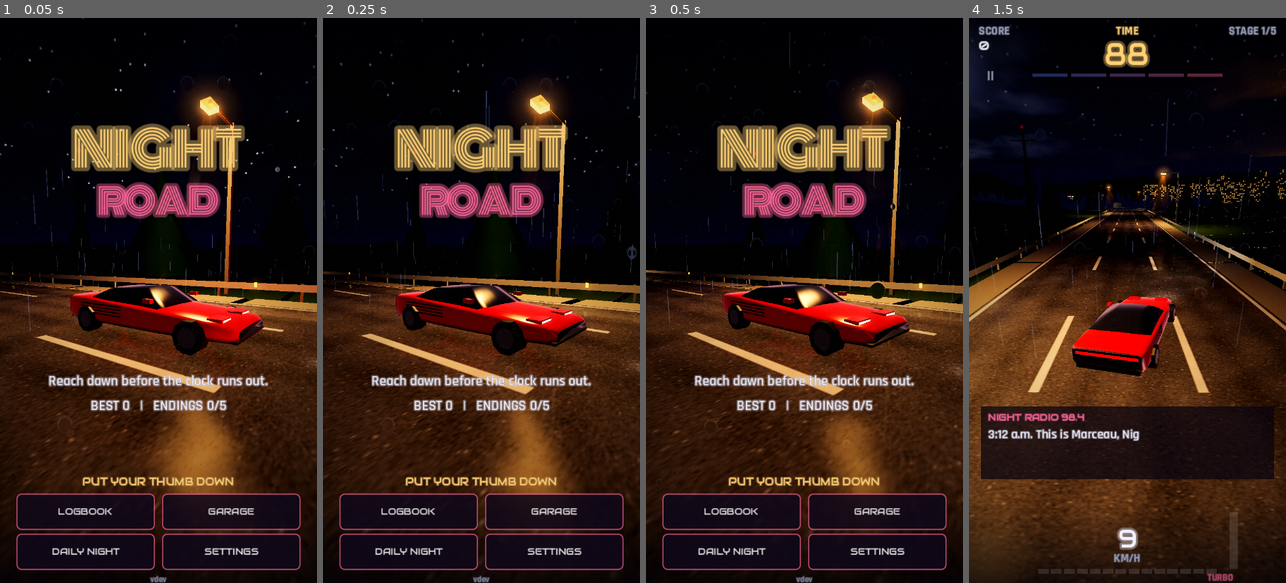
Above: before the commit, frames 1-4 (left to right).
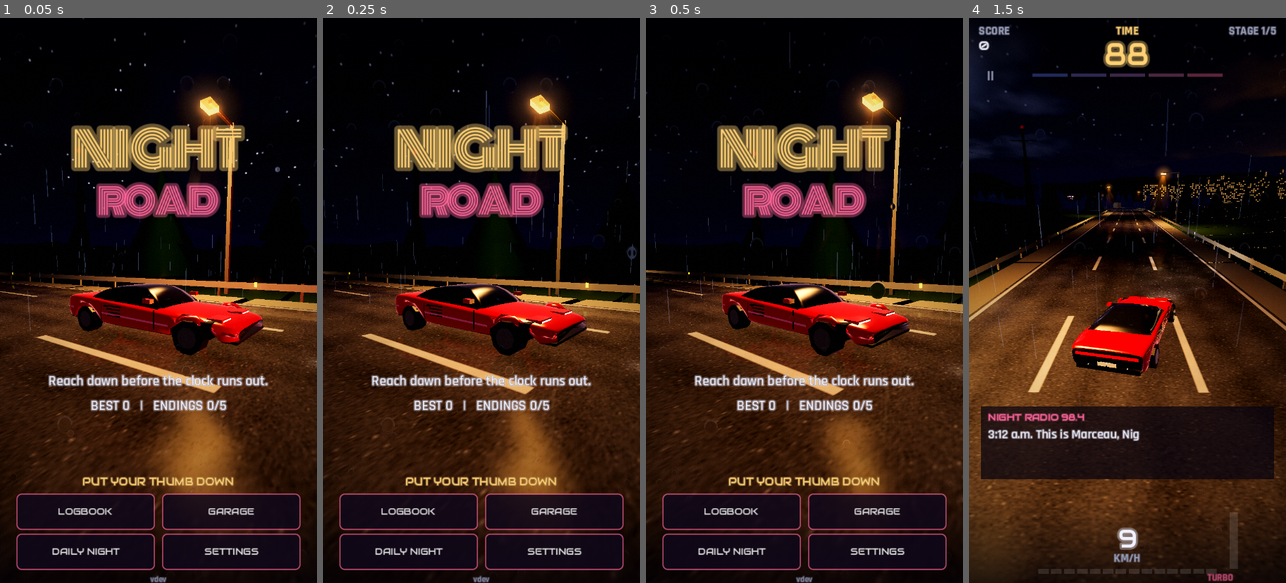
Above: after the commit, the same moments.

Repository: s3str4/IPHONEDUO
Game: Godot game, scene res://scenes/main.tscn
Two runs of this game, one before a commit and one after it. Both use one fixed random seed, a clock stepped at 60 frames per second and the inputs below.
Inputs (mouse positions are in pixels of both pictures, inside the frame that each line leads up to):
- Up to frame 1 (0.05 s): no input
- Up to frame 2 (0.25 s): no input
- Up to frame 3 (0.5 s): no input
- Up to frame 4 (1.5 s): tap Enter at 0.5 s; move the mouse to (1197, 272) at 0.52 s; hold Right 0.53-1.25 s; tap Shift at 0.6 s; click (1197, 272) at 0.67 s; tap Space at 0.77 s; drag from (1064, 328) to (1111, 413) at 1.27 s

The runs differ from the first frame. In frame 1, 1.3% of the frame differs, in the area x 22-83%, y 47-58%; in frame 2, 1.2%; in frame 3, 1.3%; in frame 4, 0.8%.

Commit message:
Reflets temps réel sur la carrosserie, coque de la sportive affinée
Une caméra grand angle de 128 x 128 sur le toit filme devant et au-dessus
(lampadaires, ponts, panneaux, gyrophares) ; le vernis de la voiture du
joueur lit cette image selon le vecteur réfléchi, les lumières glissent sur
le capot et la lunette en roulant. La voiture est sur sa propre couche pour
ne pas se filmer elle-même. Éteint en qualité sobre.

Coque : sections lissées trois fois plus nombreuses, profil plus fin,
ailes élargies et passages de roue, lignes de portière et poignées, filet
de couleur sur les flancs, double échappement chromé, plaque éclairée.

Co-Authored-By: Claude Opus 5.5 <noreply@anthropic.com>
Claude-Session: https://claude.ai/code/session_01KvDVzAi7Qc1dRUEBqzkxJE

Diff:
--- a/project.godot
+++ b/project.godot
@@ -85,6 +85,30 @@
 "type": "color",
 "value": Color(0.12, 0.13, 0.22, 1)
 }
+car_env_tex={
+"type": "sampler2D",
+"value": ""
+}
+car_env_on={
+"type": "float",
+"value": 0.0
+}
+car_env_tan={
+"type": "float",
+"value": 2.75
+}
+car_env_x={
+"type": "vec3",
+"value": Vector3(1, 0, 0)
+}
+car_env_y={
+"type": "vec3",
+"value": Vector3(0, 1, 0)
+}
+car_env_z={
+"type": "vec3",
+"value": Vector3(0, 0, 1)
+}
 
 [audio]
 
--- /dev/null
+++ b/scripts/car_env.gd
@@ -0,0 +1,53 @@
+class_name CarEnv
+extends SubViewport
+## Reflets temps réel sur la carrosserie : une petite caméra grand angle,
+## posée sur le toit de la voiture, filme ce qu'il y a devant et au-dessus
+## (lampadaires, ponts, panneaux, gyrophares, ciel). Le vernis lit cette
+## image selon le vecteur réfléchi (shaders/night_car.gdshader) : en roulant,
+## les lumières glissent sur le capot, le toit et la lunette. Hors de son
+## champ (les flancs), le vernis garde le reflet du ciel calculé.
+##
+## La voiture du joueur est sur sa propre couche (CAR_LAYER), que cette
+## caméra ne voit pas : sinon elle se filmerait de l'intérieur.
+
+const CAR_LAYER := 6
+const FOV := 140.0
+## Direction filmée : vers l'avant, relevée de PITCH degrés.
+const PITCH := 40.0
+
+var _camera := Camera3D.new()
+
+
+func _ready() -> void:
+	size = Vector2i(128, 128)
+	render_target_update_mode = SubViewport.UPDATE_ALWAYS
+	msaa_3d = Viewport.MSAA_DISABLED
+	_camera.fov = FOV
+	_camera.near = 0.3
+	_camera.far = 260.0
+	# Couche 1 seulement : ni la voiture, ni la pluie, ni la route mouillée.
+	_camera.cull_mask = 1
+	add_child(_camera)
+	process_priority = 100
+	RenderingServer.global_shader_parameter_set("car_env_tex", get_texture())
+	RenderingServer.global_shader_parameter_set("car_env_tan", tan(deg_to_rad(FOV * 0.5)))
+
+
+## Qualité : 0 éteint, 1 petite image, 2 normale.
+func set_quality(q: int) -> void:
+	size = Vector2i(96, 96) if q == 1 else Vector2i(128, 128)
+	render_target_update_mode = SubViewport.UPDATE_ALWAYS if q > 0 else SubViewport.UPDATE_DISABLED
+	RenderingServer.global_shader_parameter_set("car_env_on", 1.0 if q > 0 else 0.0)
+
+
+## Suit la voiture (transformation de la carrosserie).
+func follow(car: Transform3D) -> void:
+	var fwd := -car.basis.z.normalized()
+	var up := car.basis.y.normalized()
+	var look := (fwd * cos(deg_to_rad(PITCH)) + up * sin(deg_to_rad(PITCH))).normalized()
+	var origin := car.origin + up * 1.3
+	_camera.global_transform = Transform3D(Basis.looking_at(look, up), origin)
+	var b := _camera.global_transform.basis
+	RenderingServer.global_shader_parameter_set("car_env_x", b.x)
+	RenderingServer.global_shader_parameter_set("car_env_y", b.y)
+	RenderingServer.global_shader_parameter_set("car_env_z", b.z)
--- a/scripts/car_view.gd
+++ b/scripts/car_view.gd
@@ -33,10 +33,14 @@
 func _ready() -> void:
 	material = ShaderMaterial.new()
 	material.shader = load("res://shaders/night_car.gdshader")
+	# Reflets temps réel (CarEnv) : seulement sur la voiture du joueur.
+	material.set_shader_parameter("live_env", 1.0)
 	_tail_material = ShaderMaterial.new()
 	_tail_material.shader = load("res://shaders/night_glow.gdshader")
 	_mesh_instance = MeshInstance3D.new()
 	_mesh_instance.cast_shadow = GeometryInstance3D.SHADOW_CASTING_SETTING_OFF
+	# Couche à part : la caméra des reflets de carrosserie ne la voit pas.
+	_mesh_instance.layers = 1 << (CarEnv.CAR_LAYER - 1)
 	add_child(_mesh_instance)
 	set_paint(0)
 	_make_sprays()
--- a/scripts/main.gd
+++ b/scripts/main.gd
@@ -123,6 +123,7 @@
 @onready var environment: Environment = $WorldEnvironment.environment
 @onready var rain: CPUParticles3D = $Camera/Rain
 @onready var reflection: Reflection = $Reflection
+var car_env: CarEnv
 
 var _lights: LightField
 var audio: AudioDirector
@@ -207,6 +208,8 @@
 		$Post.visible = false
 	_lights = LightField.new()
 	reflection.source = camera
+	car_env = CarEnv.new()
+	add_child(car_env)
 	# Navigateur : reflet plus petit, Safari sur iPhone est moins rapide que l'app.
 	menus = Menus.new()
 	menus.save = save
@@ -400,6 +403,7 @@
 	RenderingServer.global_shader_parameter_set("reflection_on", 1.0 if on else 0.0)
 	# Netteté : l'interface s'affiche à la résolution de l'écran (nette), la 3D
 	# à une résolution réglable, agrandie ensuite (le vrai coût est là).
+	car_env.set_quality(save.quality)
 	var s3d := render_scale()
 	get_viewport().scaling_3d_mode = Viewport.SCALING_3D_MODE_BILINEAR
 	get_viewport().scaling_3d_scale = s3d
@@ -708,6 +712,7 @@
 	RenderingServer.global_shader_parameter_set("head_pos", car_view.global_position + fwd * 2.1 + t.basis.y * 0.7)
 	RenderingServer.global_shader_parameter_set("head_dir", (fwd - t.basis.y * 0.06).normalized())
 	reflection.follow(track.point_at(car.s), t.basis.y)
+	car_env.follow(car_view.global_transform)
 	var playing := game.state == GameRun.State.RUNNING
 	_post_material.set_shader_parameter("speed", car.speed / CarPhysics.TOP_SPEED if playing else 0.0)
 
--- a/scripts/reflection.gd
+++ b/scripts/reflection.gd
@@ -18,7 +18,8 @@
 func _ready() -> void:
 	render_target_update_mode = SubViewport.UPDATE_ALWAYS
 	msaa_3d = Viewport.MSAA_DISABLED
-	_camera.cull_mask = 1
+	# La voiture du joueur (sa propre couche) se reflète aussi dans la route.
+	_camera.cull_mask = 1 | (1 << (CarEnv.CAR_LAYER - 1))
 	add_child(_camera)
 	process_priority = 100
 	RenderingServer.global_shader_parameter_set("reflection_tex", get_texture())
--- a/scripts/vehicle_mesh.gd
+++ b/scripts/vehicle_mesh.gd
@@ -72,19 +72,26 @@
 	# flancs galbés, arrière large et haut, habitacle bombé.
 	var shell := SurfaceTool.new()
 	shell.begin(Mesh.PRIMITIVE_TRIANGLES)
+	# Sections lissées (trois fois plus nombreuses), ailes élargies et passages
+	# de roue découpés au-dessus des roues.
 	var rings := []
-	for sec in SPORT_BODY:
-		rings.append(_body_ring(sec[0], sec[1], sec[2], sec[3], sec[4]))
+	var sections := _densify(SPORT_BODY, 3)
+	for sec in sections:
+		var z: float = sec[0]
+		var arch := _arch(z)
+		var bottom: float = lerpf(sec[2], 0.62, arch)
+		rings.append(_body_ring_fine(z, sec[1] + 0.045 * _fender(z), bottom, sec[3] + 0.02 * _fender(z), sec[4]))
 	_loft(shell, rings, color, true, true)
 	var cabin := []
-	for sec in SPORT_CABIN:
-		cabin.append(_cabin_ring(sec[0], sec[1], sec[2], sec[3], sec[4]))
+	for sec in _densify(SPORT_CABIN, 3):
+		cabin.append(_cabin_ring_fine(sec[0], sec[1], sec[2], sec[3], sec[4]))
 	_loft(shell, cabin, GLASS_COLOR, false)
 	shell.index()
 	shell.generate_normals()
 	# Désindexer : la carrosserie reçoit ensuite des sommets sans index.
 	shell.deindex()
 	body.append_from(shell.commit(), 0, Transform3D.IDENTITY)
+	_sport_details(body, glow, color, rings)
 	# Ouïes latérales (les « râpes à fromage »).
 	for side in [-1.0, 1.0]:
 		for k in 4:
@@ -184,6 +191,126 @@
 					st.add_vertex(v)
 
 
+## Roues de la sportive (axes en z) : élargissement des ailes et découpe des
+## passages de roue autour d'elles.
+const SPORT_WHEELS := [-1.45, 1.5]
+
+
+## Ailes : 1 au droit d'une roue, 0 au-delà de 0,75 m.
+static func _fender(z: float) -> float:
+	var f := 0.0
+	for wz in SPORT_WHEELS:
+		var d := absf(z - wz) / 0.75
+		if d < 1.0:
+			f = maxf(f, pow(cos(d * PI * 0.5), 2.0))
+	return f
+
+
+## Passage de roue : le bas de caisse remonte en arc au-dessus du pneu.
+static func _arch(z: float) -> float:
+	var f := 0.0
+	for wz in SPORT_WHEELS:
+		var d := absf(z - wz) / 0.46
+		if d < 1.0:
+			f = maxf(f, sqrt(1.0 - d * d))
+	return f
+
+
+## Sections intermédiaires (Catmull-Rom) : `steps` par intervalle.
+static func _densify(sections: Array, steps: int) -> Array:
+	var out := []
+	var n := sections.size()
+	for i in n - 1:
+		var p0: Array = sections[maxi(i - 1, 0)]
+		var p1: Array = sections[i]
+		var p2: Array = sections[i + 1]
+		var p3: Array = sections[mini(i + 2, n - 1)]
+		for s in steps:
+			var t := float(s) / steps
+			var sec := []
+			for k in p1.size():
+				var a: float = p0[k]
+				var b: float = p1[k]
+				var c: float = p2[k]
+				var d: float = p3[k]
+				sec.append(0.5 * (2.0 * b + (c - a) * t + (2.0 * a - 5.0 * b + 4.0 * c - d) * t * t
+						+ (3.0 * b - a - 3.0 * c + d) * t * t * t))
+			out.append(sec)
+	out.append(sections[n - 1])
+	return out
+
+
+## Profil fin de la coque : bas de caisse, flanc galbé, épaule arrondie,
+## dessus bombé (10 points par demi-anneau).
+static func _body_ring_fine(z: float, hw: float, bottom: float, belt: float, top: float) -> Array:
+	var mid := (bottom + belt) * 0.5
+	var half := [Vector2(hw * 0.9, bottom), Vector2(hw * 0.98, bottom + 0.05), Vector2(hw, bottom + 0.16),
+			Vector2(hw * 1.005, mid), Vector2(hw, belt - 0.07), Vector2(hw * 0.975, belt - 0.015),
+			Vector2(hw - 0.1, belt + (top - belt) * 0.32), Vector2(hw - 0.3, belt + (top - belt) * 0.78),
+			Vector2(hw * 0.42, top - 0.008), Vector2(0.0, top)]
+	return _mirror_ring(half, z)
+
+
+static func _cabin_ring_fine(z: float, base_hw: float, base: float, top_hw: float, roof: float) -> Array:
+	var half := [Vector2(base_hw, base), Vector2(lerpf(base_hw, top_hw, 0.35), lerpf(base, roof, 0.45)),
+			Vector2(lerpf(base_hw, top_hw, 0.85), lerpf(base, roof, 0.88)), Vector2(top_hw * 0.72, roof - 0.014),
+			Vector2(top_hw * 0.32, roof - 0.003), Vector2(0.0, roof)]
+	return _mirror_ring(half, z)
+
+
+## Détails de la sportive : lignes de portière et poignée,
+## filet de couleur sur les flancs, passages de roue sombres, double sortie
+## d'échappement chromée, plaque arrière éclairée.
+static func _sport_details(body: SurfaceTool, glow: SurfaceTool, color: Color, rings: Array) -> void:
+	var seam := Color(0.015, 0.015, 0.02, 0.2)
+	var chrome := Color(0.75, 0.77, 0.82, 1.0)
+	var stripe := Color(0.92, 0.36, 0.55, 1.0)
+	for side in [-1.0, 1.0]:
+		# Filet le long du flanc (point 3 du profil, mi-hauteur), suivant la coque.
+		for r in rings.size() - 1:
+			var a: Vector3 = rings[r][3] if side > 0.0 else rings[r][rings[r].size() - 4]
+			var b: Vector3 = rings[r + 1][3] if side > 0.0 else rings[r + 1][rings[r + 1].size() - 4]
+			if absf(a.z) > 2.05 or _arch(a.z) > 0.0 or _arch(b.z) > 0.0:
+				continue
+			var o := Vector3(side * 0.006, 0, 0)
+			_quad_raw(body, [a + o + Vector3(0, -0.02, 0), b + o + Vector3(0, -0.02, 0), b + o + Vector3(0, 0.02, 0),
+					a + o + Vector3(0, 0.02, 0)], stripe, Vector3(side, 0, 0))
+		# Portière : deux lignes verticales et la poignée.
+		for z in [-0.62, 0.98]:
+			_box(body, Vector3(side * 1.0, 0.56, z), Vector3(0.02, 0.4, 0.015), seam)
+		_box(body, Vector3(side * 1.0, 0.71, 0.82), Vector3(0.025, 0.035, 0.16), seam)
+		# Passages de roue sombres (l'intérieur de l'aile).
+		for wz in SPORT_WHEELS:
+			_box(body, Vector3(side * 0.82, 0.5, wz), Vector3(0.3, 0.3, 0.86), Color(0.01, 0.01, 0.012, 0.0))
+		# Sorties d'échappement.
+		_tube(body, Vector3(side * 0.52, 0.34, 2.34), 0.055, 0.12, chrome)
+	# Plaque arrière et sa lumière.
+	_box(body, Vector3(0.0, 0.46, 2.345), Vector3(0.5, 0.11, 0.01), Color(0.85, 0.85, 0.8, 0.6))
+	_glow_quad(glow, Vector3(0.0, 0.53, 2.36), Vector2(0.3, 0.02), Color(1.0, 0.95, 0.85), 0.6)
+
+
+## Quadrilatère plat (sommets non indexés) avec sa normale.
+static func _quad_raw(st: SurfaceTool, p: Array, color: Color, n: Vector3) -> void:
+	for i in [0, 1, 2, 0, 2, 3]:
+		st.set_color(color)
+		st.set_normal(n)
+		st.add_vertex(p[i])
+
+
+## Tube court dans l'axe z (sortie d'échappement), ouvert vers l'arrière.
+static func _tube(st: SurfaceTool, c: Vector3, r: float, length: float, color: Color) -> void:
+	for i in 8:
+		var a0 := TAU * i / 8.0
+		var a1 := TAU * (i + 1) / 8.0
+		var p0 := Vector3(cos(a0) * r, sin(a0) * r, 0)
+		var p1 := Vector3(cos(a1) * r, sin(a1) * r, 0)
+		var back := Vector3(0, 0, length)
+		_quad_raw(st, [c + p0 - back, c + p1 - back, c + p1, c + p0], color, ((p0 + p1) * 0.5).normalized())
+		# Intérieur noir, vu de derrière.
+		_quad_raw(st, [c + p0 * 0.75, c + p1 * 0.75, c + p1 * 0.75 - back, c + p0 * 0.75 - back],
+				Color(0.01, 0.01, 0.01, 0.0), -((p0 + p1) * 0.5).normalized())
+
+
 ## Roues rondes (octogones) avec jante claire.
 static func _round_wheels(body: SurfaceTool, x: float, zs: Array) -> void:
 	for wx in [-x, x]:
--- a/shaders/night_car.gdshader
+++ b/shaders/night_car.gdshader
@@ -12,6 +12,14 @@
 uniform float fill = 0.2;
 uniform vec3 fill_tint = vec3(1.0, 0.8, 0.6);
 uniform vec3 horizon_glow : source_color = vec3(0.35, 0.22, 0.25);
+// Reflets temps réel (scripts/car_env.gd) : seulement pour la voiture du joueur.
+uniform float live_env = 0.0;
+global uniform sampler2D car_env_tex : filter_linear;
+global uniform float car_env_on;
+global uniform float car_env_tan;
+global uniform vec3 car_env_x;
+global uniform vec3 car_env_y;
+global uniform vec3 car_env_z;
 
 void fragment() {
 	vec3 P = (INV_VIEW_MATRIX * vec4(VERTEX, 1.0)).xyz;
@@ -35,7 +43,21 @@
 	vec3 R = reflect(-V, N);
 	vec3 env = mix(horizon_glow, sky_ambient.rgb * 0.6, smoothstep(-0.1, 0.5, R.y));
 	float fres = night_fresnel(N, V, mix(0.03, 0.06, paint));
-	col += env * fres * gloss * (0.6 + paint);
+	float boost = 0.6 + paint;
+	if (live_env > 0.5 && car_env_on > 0.5) {
+		// Ce que filme la caméra du toit, dans la direction réfléchie.
+		vec3 v = vec3(dot(R, car_env_x), dot(R, car_env_y), dot(R, car_env_z));
+		if (v.z < -0.05) {
+			vec2 uv = vec2(v.x, -v.y) / (-v.z * car_env_tan) * 0.5 + 0.5;
+			float inside = 1.0 - smoothstep(0.38, 0.5, max(abs(uv.x - 0.5), abs(uv.y - 0.5)));
+			vec3 live = texture(car_env_tex, clamp(uv, 0.0, 1.0)).rgb;
+			env = mix(env, live * 1.6, inside);
+			// Vernis : même de face, il renvoie un peu du décor (clearcoat).
+			fres = mix(fres, max(fres, mix(0.06, 0.16, paint)), inside);
+			boost = mix(boost, 1.0 + paint * 1.4, inside);
+		}
+	}
+	col += env * fres * gloss * boost;
 	col = mix(night_tonemap(col), fog_color.rgb, night_fog(length(CAMERA_POSITION_WORLD - P)));
 	ALBEDO = col;
 }
Not shown, added: scripts/car_env.gd.uid
